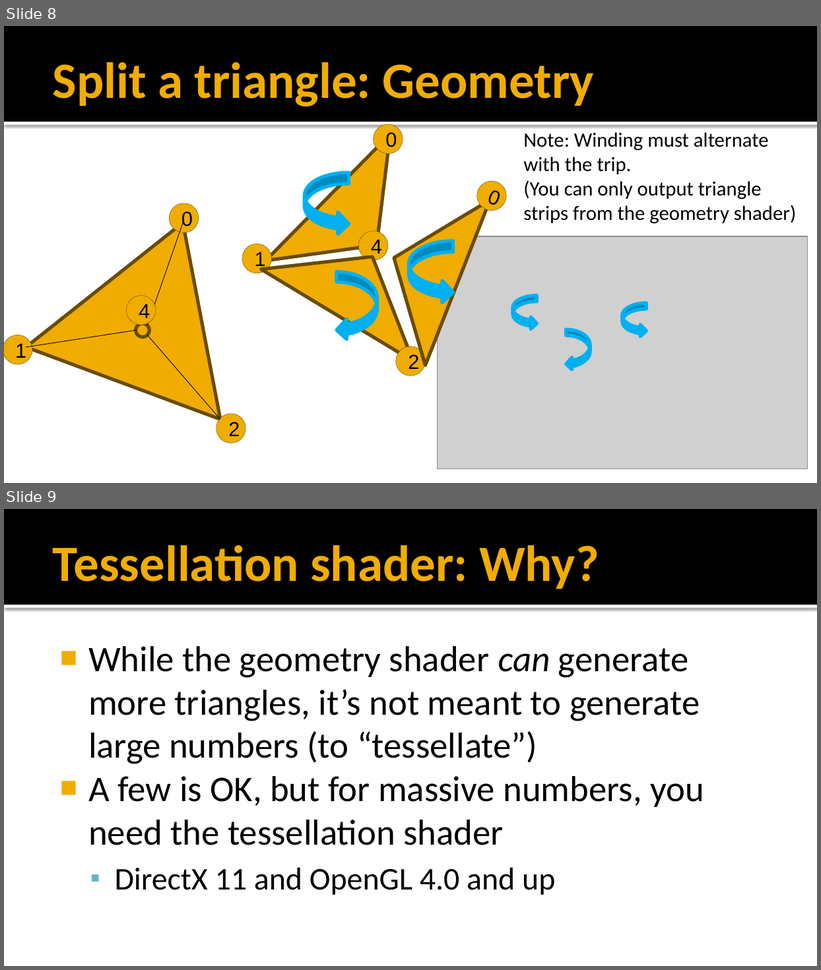
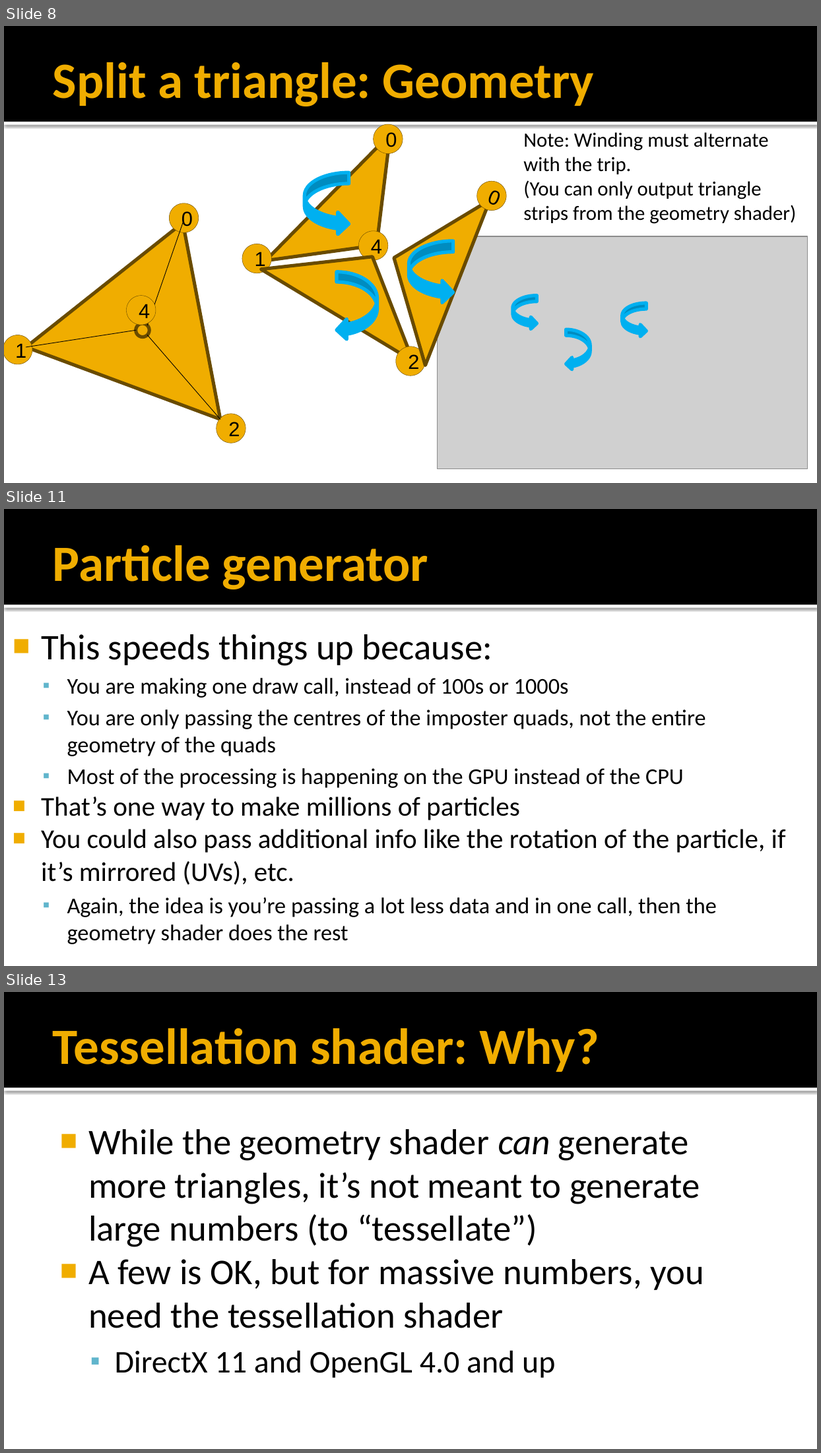
Before and after one commit to FeeneyCodes/GDP202425, a slide deck: 6020_Graph_2_(2025)/Day2Day/Week_10_Geometry_Tessellation/6020_W10_Geometry_Tessellation.pptx. Shown one above the other, each under a label of ours: slides 8 and 9 before the commit, slides 8, 11 and 13 after it; the slides between them are not shown. The pictures are 821x970 and 821x1453 pixels, drawn with LibreOffice and Linux fonts; fonts in the diff are those of the drawing; grey boxes stand for pictures. Boxes give left, top, right and bottom in pixels: in the first picture for what was removed or moved away, otherwise in the second. Text is boxed around its words. In the diff, an @@ line names an element or a change of style, - is before the commit and + after.

Commit message:
Code back to the 'split triangle into 3 triangles' geometry shader.

```diff
--- a/6020_Graph_2_(2025)/Day2Day/Week_10_Geometry_Tessellation/6020_W10_Geometry_Tessellation.pptx
+++ b/6020_Graph_2_(2025)/Day2Day/Week_10_Geometry_Tessellation/6020_W10_Geometry_Tessellation.pptx
@@ slide 11 added at (4,509,817,966), background #FFFFFF; not listed: 2 template elements that a slide beside it also shows @@
@@ title added at (53,545,428,590), 45 pt, text #F0AD00, bold @@
+Particle generator
@@ text added at (41,634,786,945), 20 pt, text #000000 @@
+■ This speeds things up because:
+  ▪ You are making one draw call, instead of 100s or 1000s
+  ▪ You are only passing the centres of the imposter quads, not the entire geometry of the quads
+  ▪ Most of the processing is happening on the GPU instead of the CPU
+■ That’s one way to make millions of particles
+■ You could also pass additional info like the rotation of the particle, if it’s mirrored (UVs), etc.
+  ▪ Again, the idea is you’re passing a lot less data and in one call, then the geometry shader does the rest
@@ what was slide 9 is now slide 13 @@
```
Also in this commit, not shown: 3 other slides added, 4 other files.
